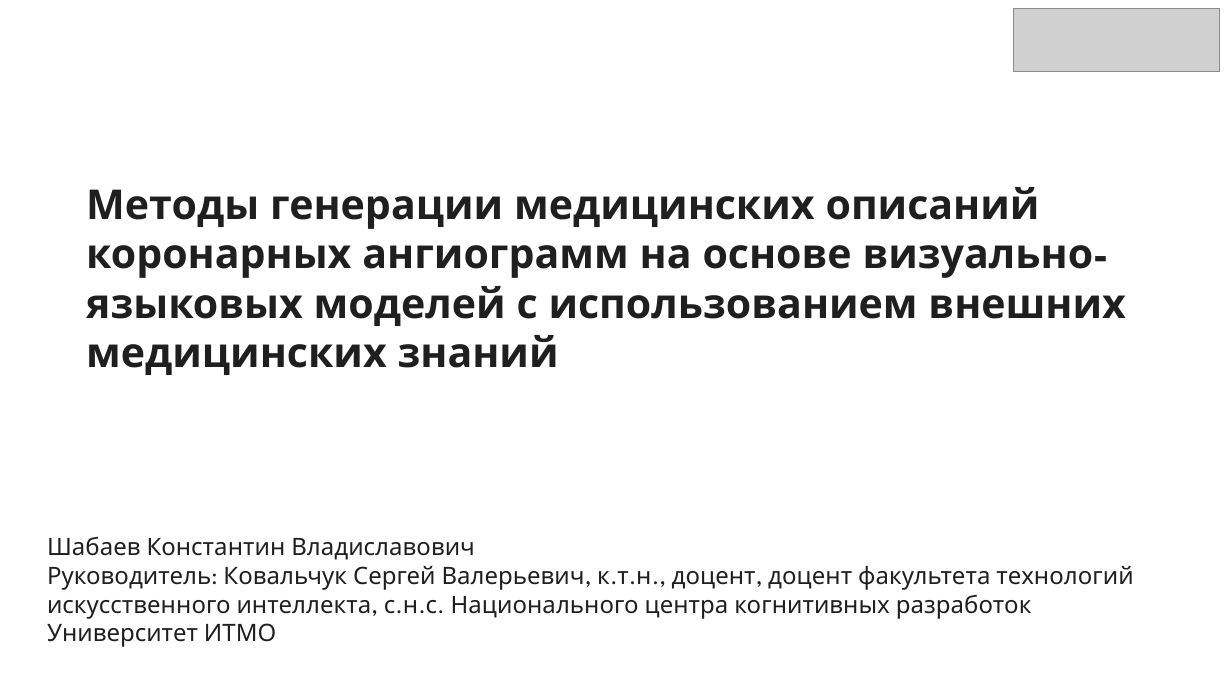
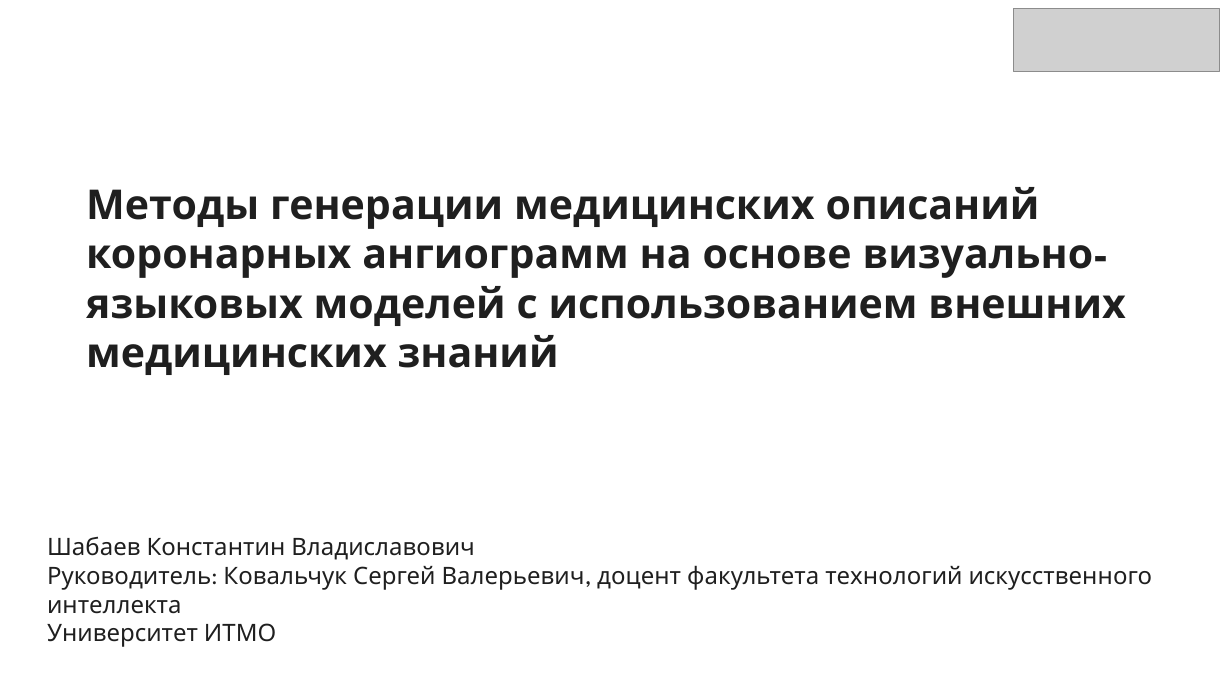
Before and after one commit to KonstantinShabaev/angio-vlm, a slide deck: slide 1 of presentation_tema.pptx. Drawn at 1232x693 pixels with LibreOffice and Linux fonts; fonts in the diff are those of the drawing; grey boxes stand for pictures. Boxes give left, top, right and bottom in pixels: in the first picture for what was removed or moved away, otherwise in the second. Text is boxed around its words. In the diff, an @@ line names an element or a change of style, - is before the commit and + after.

```diff
--- a/presentation_tema.pptx
+++ b/presentation_tema.pptx
@@ text at (x1=47, y1=565, x2=1153, y2=614): text changed @@
-Руководитель: Ковальчук Сергей Валерьевич, к.т.н., доцент, доцент факультета технологий искусственного интеллекта, с.н.с. Национального центра когнитивных разработок
+Руководитель: Ковальчук Сергей Валерьевич, доцент факультета технологий искусственного интеллекта
```
Also in this commit, not shown: 2 other files.
